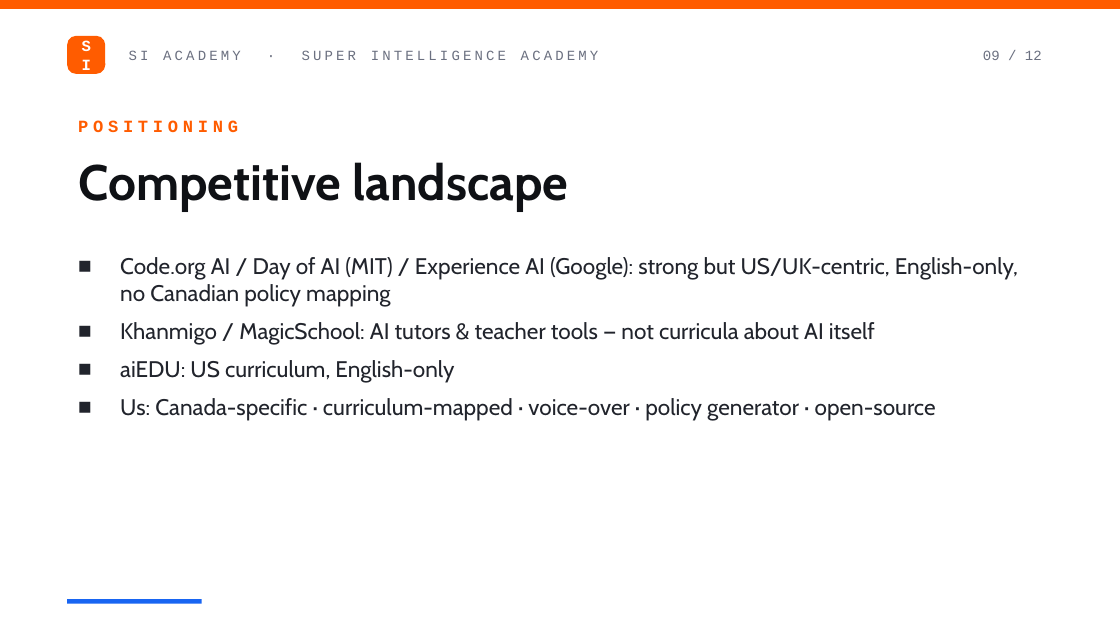
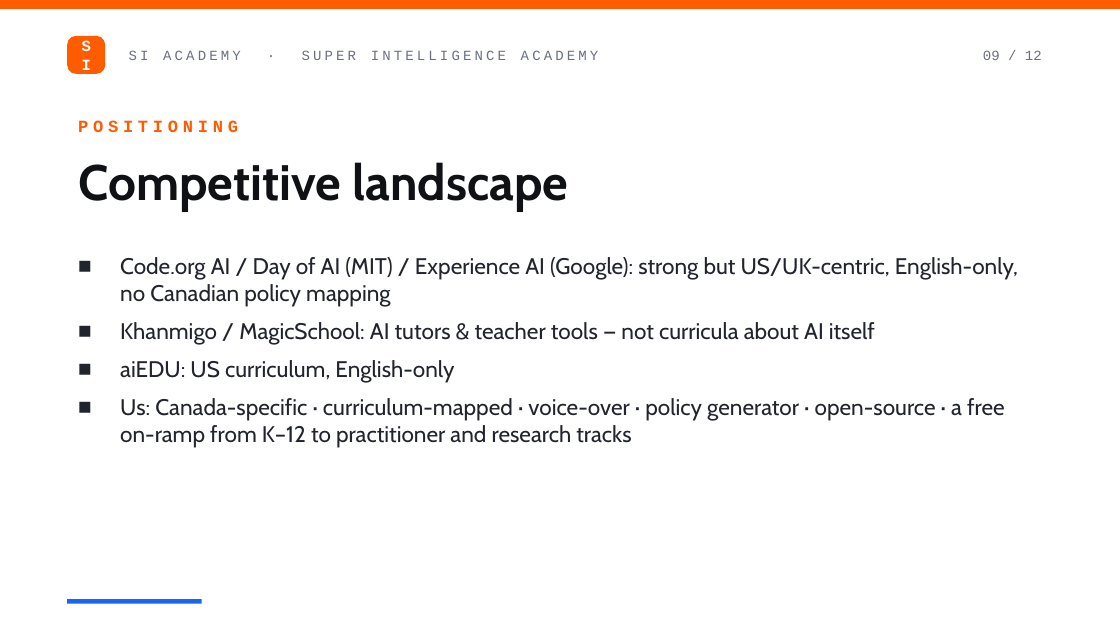
Before and after one commit to 9lordisgod/ai-course, a slide deck: slide 9 of pitch/SI-Academy-Pitch-Deck.pptx. Drawn at 1120x630 pixels with LibreOffice and Linux fonts; fonts in the diff are those of the drawing. Boxes give left, top, right and bottom in pixels: in the first picture for what was removed or moved away, otherwise in the second. Text is boxed around its words. In the diff, an @@ line names an element or a change of style, - is before the commit and + after.

Commit message:
Add four open-curriculum learning tracks and an Open Resource Library
- tracks.json: Intro, Practitioner ML, AI Engineer and Academic tracks
  (16 modules, 48 original lessons with quizzes, activities and 1-3 open
  resources each, labelled with upstream license and fork/link-only status)
- library.json: 41 curated open curricula, free books, university classes
  and LLM build-from-scratch resources with hosting rules
- New pages: #/tracks, #/tracks/:id (syllabus, mastery, resume), #/library
  (filters by type/track/hosting, search, deep-link anchors); track
  certificates via #/certificate?track=:id
- Track-aware breadcrumbs, lesson resources block, global search over
  tracks and library, home stats and tracks section, nav/footer links
- CSS for track thumbs, syllabus, resource rows, library cards and badges;
  fix narrow-viewport overflow in the lesson layout
- Tests for track/library integrity and data routes; README open-content
  policy; pitch deck updated

```diff
--- a/pitch/SI-Academy-Pitch-Deck.pptx
+++ b/pitch/SI-Academy-Pitch-Deck.pptx
@@ text at <box>120,398,1005,448</box>: text changed @@
-■ Us: Canada-specific · curriculum-mapped · voice-over · policy generator · open-source
+■ Us: Canada-specific · curriculum-mapped · voice-over · policy generator · open-source · a free on-ramp from K–12 to practitioner and research tracks
```
Also in this commit, not shown: 4 other slides changed, 10 other files.
